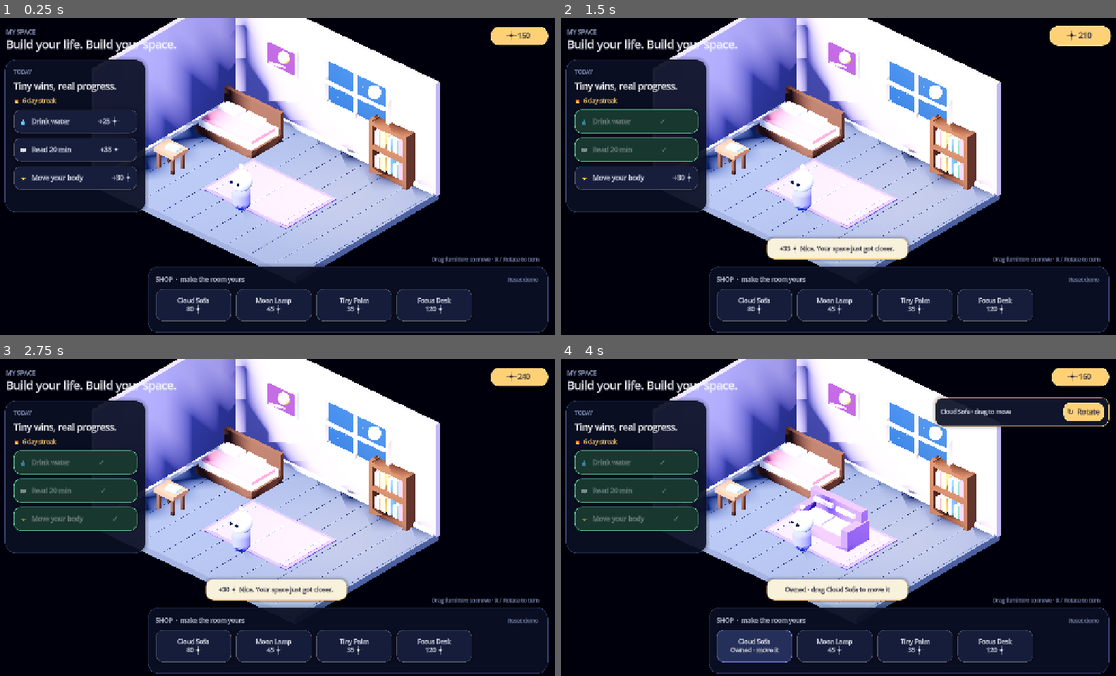
Above: before the commit, frames 1-4 (two rows, left to right).
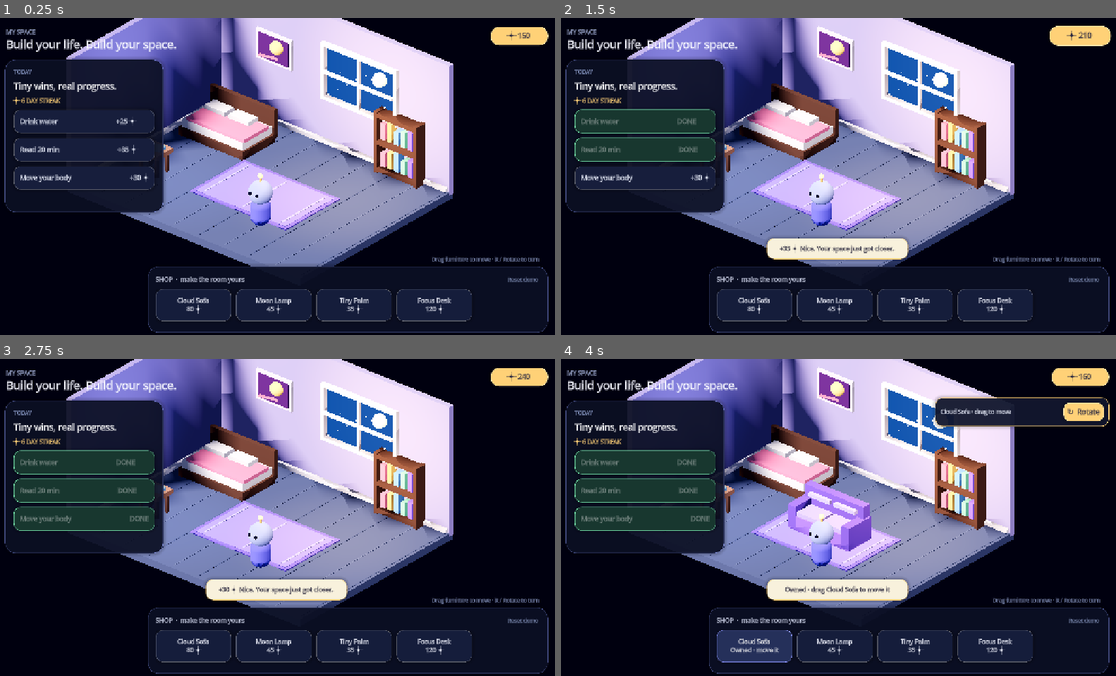
Above: after the commit, the same moments.

Repository: addvaluewithai-hub/kidslive
Game: Godot game, scene res://main.tscn
Two runs of this game, one before a commit and one after it. Both use one fixed random seed, a clock stepped at 60 frames per second and the inputs below.
Inputs (mouse positions are in pixels of both pictures, inside the frame that each line leads up to):
- Up to frame 1 (0.25 s): no input
- Up to frame 2 (1.5 s): click (638, 122) at 0.5 s, where only the run before the commit has a clickable "💧 Drink water +25 ✦"; click (638, 151) at 1.25 s, where only the run before the commit has a clickable "📖 Read 20 min +35 ✦"
- Up to frame 3 (2.75 s): click (77, 517) at 2 s, where only the run before the commit has a clickable "⚡ Move your body +30 ✦"
- Up to frame 4 (4 s): click "Cloud Sofa 80 ✦" at 2.75 s; click "Cloud Sofa Owned · move it" at 3.5 s

The runs differ from the first frame. In frame 1, 37% of the frame differs, in the area x 2-82%, y 0-79%; in frame 2, 36%; in frame 3, 36%; in frame 4, 35%.
Error before the commit: Parse Error: Cannot infer the type of "mat" variable because the value doesn't have a set type. (res://scripts/visual_tuning.gd:85)
Error after the commit: Invalid access to property or key 'material' on a base object of type 'ImmediateMesh'. (res://scripts/visual_tuning.gd:85)

Commit message:
Fix Godot visual tuning typing

Diff:
--- a/prototypes/godot-habit-home/scripts/visual_tuning.gd
+++ b/prototypes/godot-habit-home/scripts/visual_tuning.gd
@@ -48,8 +48,8 @@
 func _tune_camera() -> void:
 	if app == null or app.camera == null:
 		return
-	var viewport := get_viewport().get_visible_rect().size
-	var compact := viewport.x < 760.0
+	var viewport: Vector2 = get_viewport().get_visible_rect().size
+	var compact: bool = viewport.x < 760.0
 	if compact:
 		app.camera.size = 11.6
 		app.camera.look_at_from_position(Vector3(8.9, 8.0, 9.6), Vector3(0.55, 0.72, 0.15), Vector3.UP)
@@ -60,37 +60,37 @@
 
 func _tune_tree(node: Node) -> void:
 	if node is WorldEnvironment:
-		var environment := (node as WorldEnvironment).environment
+		var environment: Environment = (node as WorldEnvironment).environment
 		if environment != null:
 			environment.ambient_light_energy = 0.24
 			environment.adjustment_contrast = 1.02
 			environment.adjustment_saturation = 1.04
 	elif node is DirectionalLight3D:
-		var directional := node as DirectionalLight3D
+		var directional: DirectionalLight3D = node as DirectionalLight3D
 		directional.light_energy = minf(directional.light_energy, 0.66)
 		directional.light_color = Color("#ffe9d2")
 	elif node is OmniLight3D:
-		var omni := node as OmniLight3D
+		var omni: OmniLight3D = node as OmniLight3D
 		omni.light_energy = minf(omni.light_energy, 0.62)
 		omni.omni_range = minf(omni.omni_range, 5.4)
 	elif node is MeshInstance3D:
 		_tune_mesh(node as MeshInstance3D)
 
-	for child in node.get_children():
+	for child: Node in node.get_children():
 		_tune_tree(child)
 
 func _tune_mesh(mesh_instance: MeshInstance3D) -> void:
 	if mesh_instance.mesh == null:
 		return
-	var mat := mesh_instance.mesh.material
+	var mat: Material = mesh_instance.mesh.material
 	if not mat is StandardMaterial3D:
 		return
-	var standard := mat as StandardMaterial3D
+	var standard: StandardMaterial3D = mat as StandardMaterial3D
 	standard.roughness = maxf(standard.roughness, 0.82)
-	var c := standard.albedo_color
-	var peak := maxf(c.r, maxf(c.g, c.b))
+	var c: Color = standard.albedo_color
+	var peak: float = maxf(c.r, maxf(c.g, c.b))
 	if peak > 0.86:
-		var factor := 0.86 / peak
+		var factor: float = 0.86 / peak
 		standard.albedo_color = Color(c.r * factor, c.g * factor, c.b * factor, c.a)
 	if standard.emission_enabled:
 		standard.emission_energy_multiplier = minf(standard.emission_energy_multiplier, 0.9)
@@ -100,11 +100,11 @@
 		return
 	if app.streak_label != null:
 		app.streak_label.text = "✦  %d DAY STREAK" % app.state.streak
-	for habit in HabitState.HABITS:
-		var habit_id: String = habit["id"]
-		var button: Button = app.habit_buttons.get(habit_id)
+	for habit: Dictionary in HabitState.HABITS:
+		var habit_id: String = str(habit["id"])
+		var button: Button = app.habit_buttons.get(habit_id) as Button
 		if button == null:
 			continue
-		var complete := app.state.is_habit_complete(habit_id)
-		var mark := "DONE" if complete else "+%d ✦" % int(habit["reward"])
-		button.text = "%s                                  %s" % [habit["label"], mark]
+		var complete: bool = app.state.is_habit_complete(habit_id)
+		var mark: String = "DONE" if complete else "+%d ✦" % int(habit["reward"])
+		button.text = "%s                                  %s" % [str(habit["label"]), mark]
